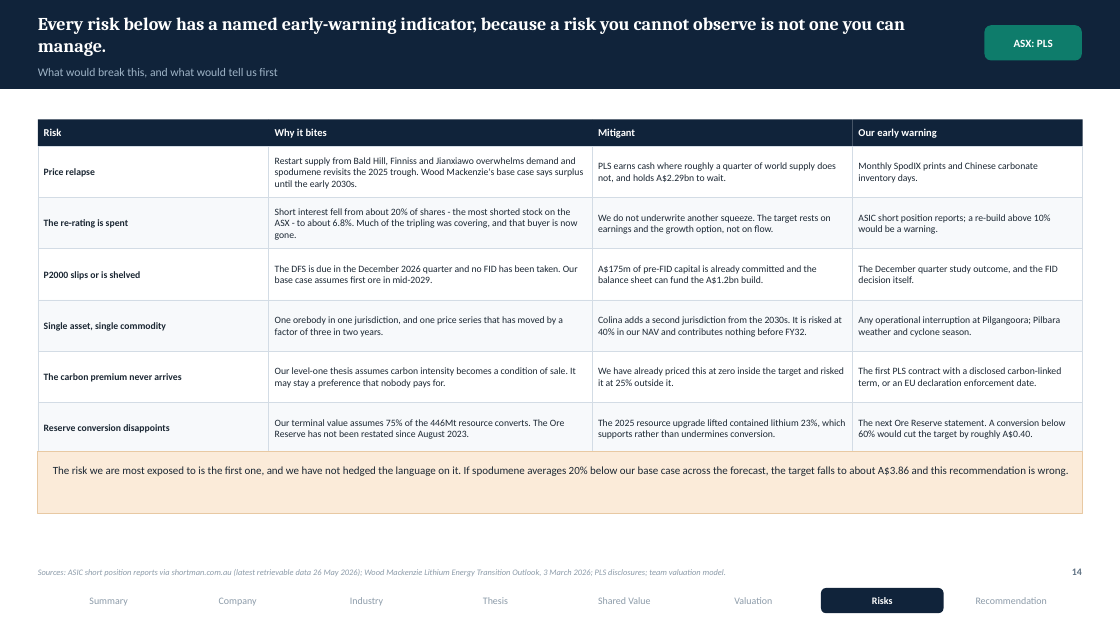
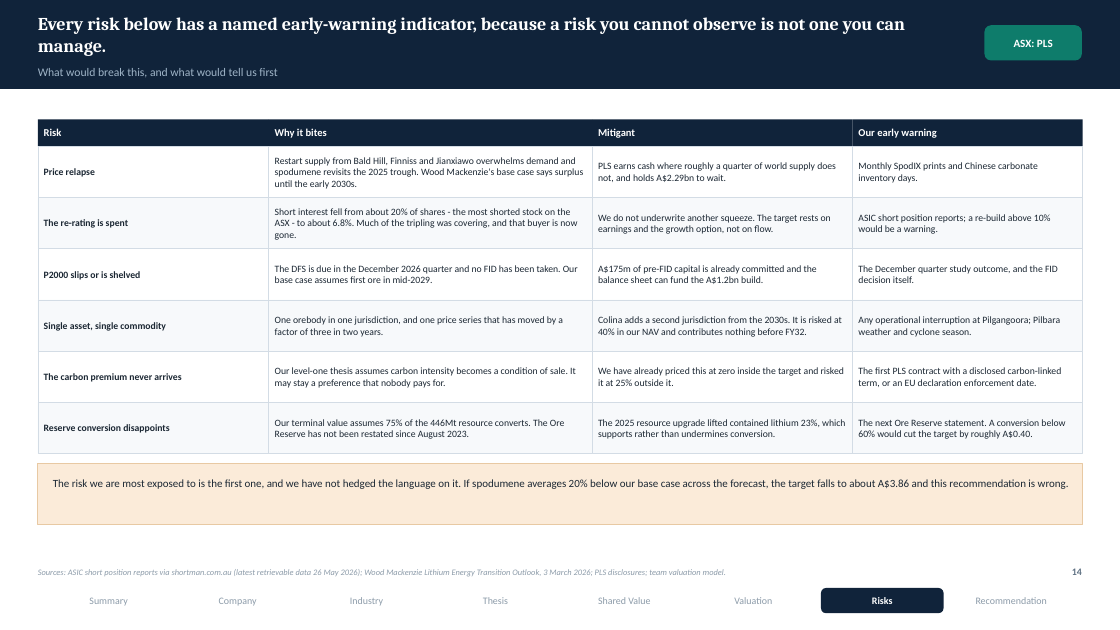
Before and after one commit to SportsSwap/for-claude, a slide deck: slide 18 of deck/PLS_Group_FMAA_2026.pptx. Drawn at 1120x630 pixels with LibreOffice and Linux fonts; fonts in the diff are those of the drawing. Boxes give left, top, right and bottom in pixels: in the first picture for what was removed or moved away, otherwise in the second. Text is boxed around its words. In the diff, an @@ line names an element or a change of style, - is before the commit and + after.

```diff
--- a/deck/PLS_Group_FMAA_2026.pptx
+++ b/deck/PLS_Group_FMAA_2026.pptx
@@ rectangle moved from (x1=38, y1=451, x2=1083, y2=513) to (x1=38, y1=464, x2=1083, y2=524) @@
@@ text "The risk we are most ..." moved from (x1=53, y1=466, x2=1069, y2=476) to (x1=53, y1=479, x2=1069, y2=489) @@
```
Also in this commit, not shown: 10 other slides changed, 13 other files.
